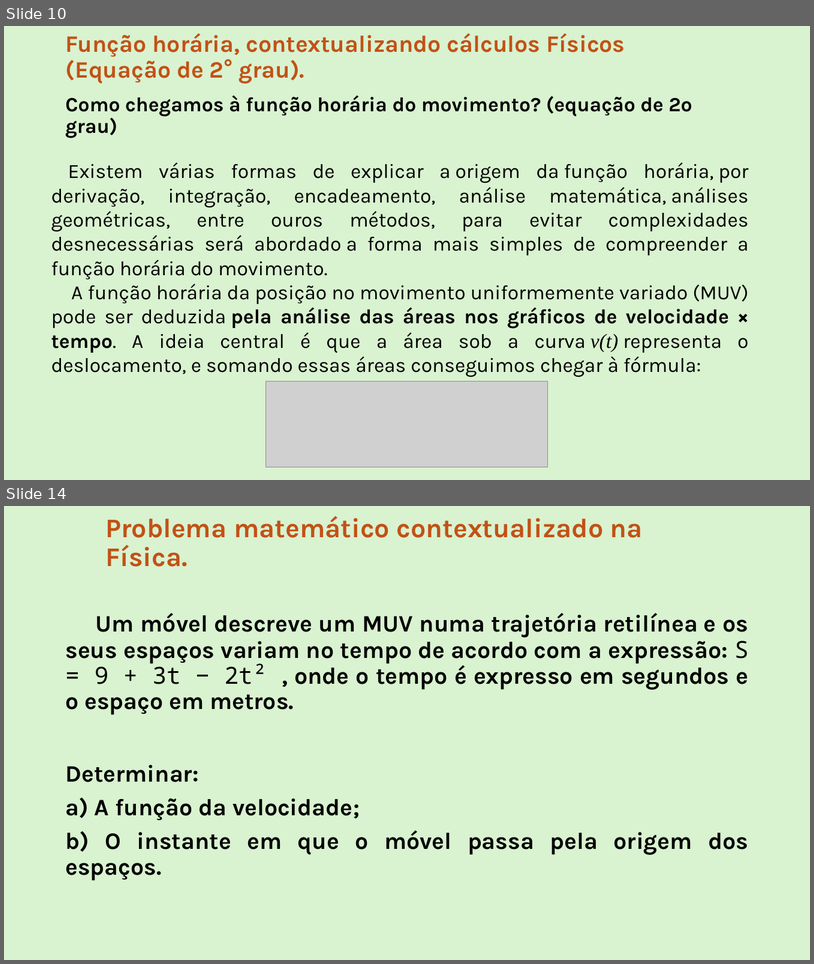
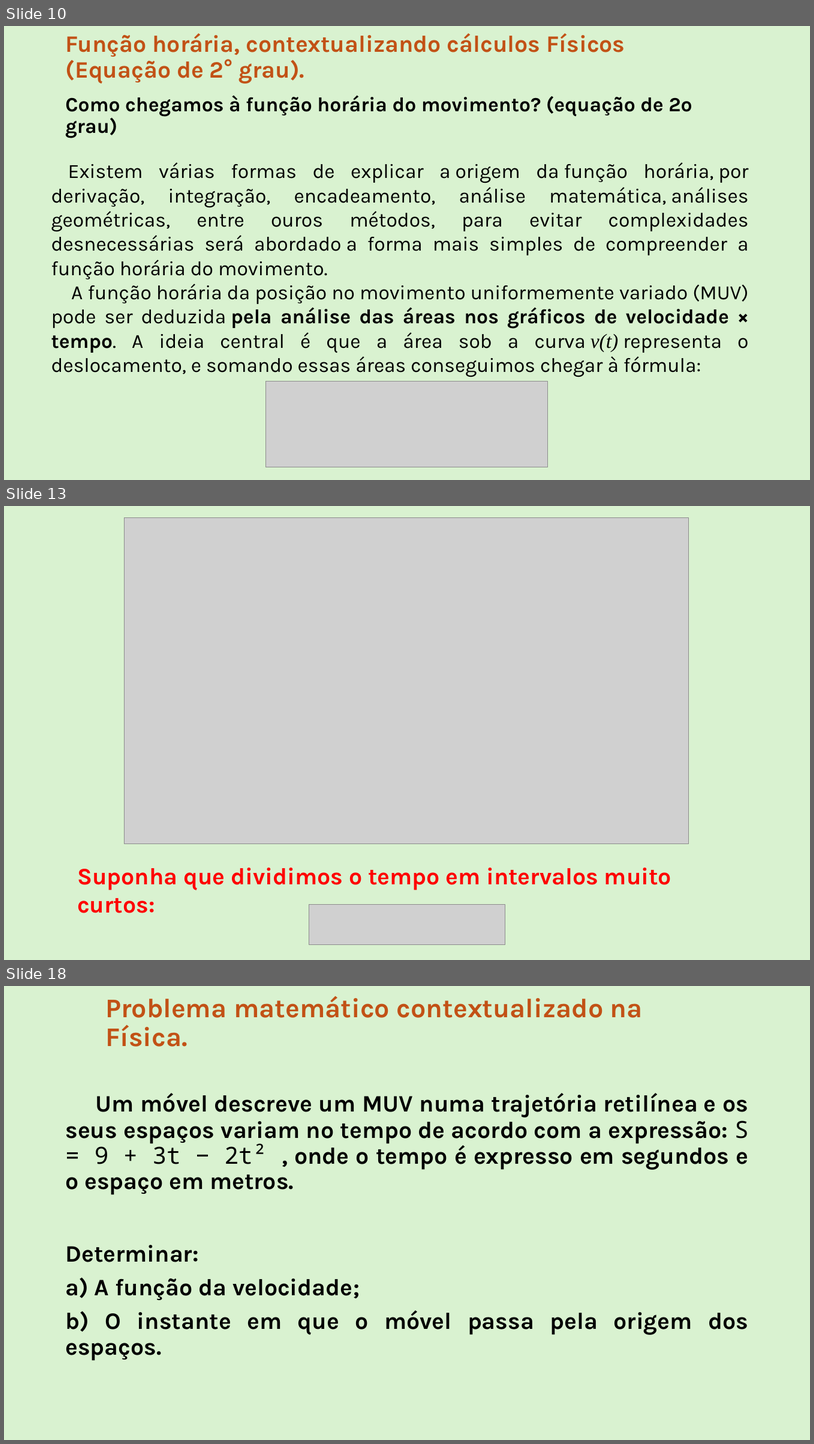
Before and after one commit to Rafael-Silva-Natal/IFRN_apresentacoes, a slide deck: Downloads/Matematica Fundamental.pptx. Shown one above the other, each under a label of ours: slides 10 and 14 before the commit, slides 10, 13 and 18 after it; the slides between them are not shown. The pictures are 814x964 and 814x1444 pixels, drawn with LibreOffice and Linux fonts; fonts in the diff are those of the drawing; grey boxes stand for pictures. Boxes give left, top, right and bottom in pixels: in the first picture for what was removed or moved away, otherwise in the second. Text is boxed around its words. In the diff, an @@ line names an element or a change of style, - is before the commit and + after.

```diff
--- a/Downloads/Matematica Fundamental.pptx
+++ b/Downloads/Matematica Fundamental.pptx
@@ slide 13 added at <box>4,506,810,960</box>, background #D9F2D0 @@
@@ picture added at <box>125,517,689,844</box> @@
@@ text added at <box>77,867,672,913</box>, 28 pt, text #FF0000, bold @@
+Suponha que dividimos o tempo em intervalos muito curtos:
@@ picture added at <box>309,904,506,945</box> @@
@@ what was slide 14 is now slide 18 @@
```
Also in this commit, not shown: 6 other slides added, 3 slides removed, 4 other files.
